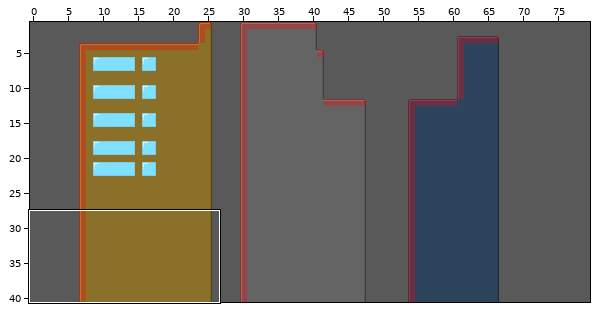
Level history. Tiled map: data/sprites/blocks/long.tmx. The first picture is a wide view before the edit; the outline marks the close-up.
Close-up. Before:
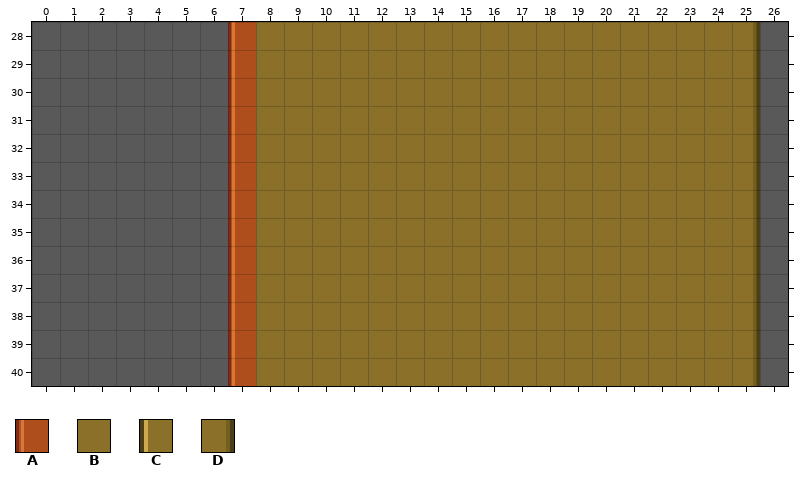
Cells are 32x32 px. Shown: x 0..26, y 28..40. The commit also changed other parts of the map, which this record leaves out. The old version is drawn lined up with the new one.
Key: from "tileset": A 0, B 76, C 80, D 82.
_ is an empty cell.
Layer "layer1" before, first column x 0:
28 _______CBBBBBBBBBBBBBBBBBD_
29 _______CBBBBBBBBBBBBBBBBBD_
30 _______CBBBBBBBBBBBBBBBBBD_
31 _______CBBBBBBBBBBBBBBBBBD_
32 _______CBBBBBBBBBBBBBBBBBD_
33 _______CBBBBBBBBBBBBBBBBBD_
34 _______CBBBBBBBBBBBBBBBBBD_
35 _______CBBBBBBBBBBBBBBBBBD_
36 _______CBBBBBBBBBBBBBBBBBD_
37 _______CBBBBBBBBBBBBBBBBBD_
38 _______CBBBBBBBBBBBBBBBBBD_
39 _______CBBBBBBBBBBBBBBBBBD_
40 _______CBBBBBBBBBBBBBBBBBD_
Layer "collision" before, first column x 0:
28 _______A___________________
29 _______A___________________
30 _______A___________________
31 _______A___________________
32 _______A___________________
33 _______A___________________
34 _______A___________________
35 _______A___________________
36 _______A___________________
37 _______A___________________
38 _______A___________________
39 _______A___________________
40 _______A___________________
After the commit:
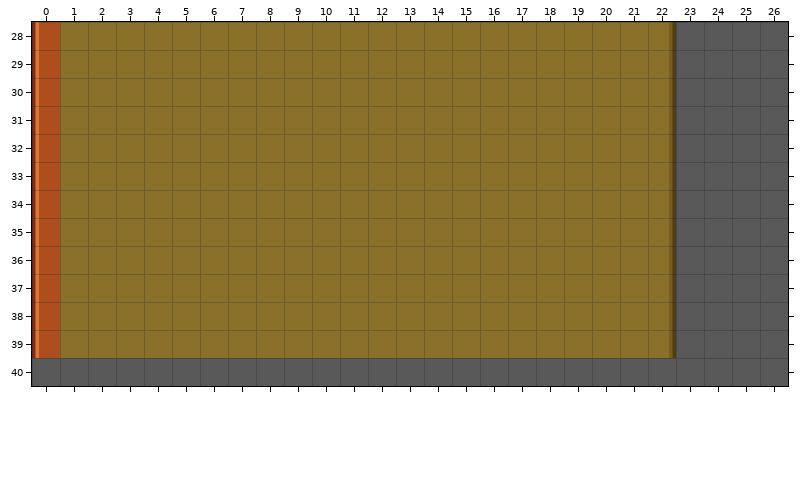
See-through tiles are keyed as they look on the map.
What changed:
Changed rows in their new state; . is an unchanged cell.
map size 60x40 -> 80x40 cells (old content now starts at 7,1; both pictures use the new coordinates)
Layer "layer1":
first column x 0:
28 CBBBBBBB..............D___
29 CBBBBBBB..............D___
30 CBBBBBBB..............D___
31 CBBBBBBB..............D___
32 CBBBBBBB..............D___
33 CBBBBBBB..............D___
34 CBBBBBBB..............D___
35 CBBBBBBB..............D___
36 CBBBBBBB..............D___
37 CBBBBBBB..............D___
38 CBBBBBBB..............D___
39 CBBBBBBB..............D___
40 .......___________________
Layer "collision":
first column x 0:
28 A......_
29 A......_
30 A......_
31 A......_
32 A......_
33 A......_
34 A......_
35 A......_
36 A......_
37 A......_
38 A......_
39 A......_
40 ......._
Where, in picture pixels (left, top, right, bottom), the same in both close-ups:
changed: (32, 22, 760, 386)
